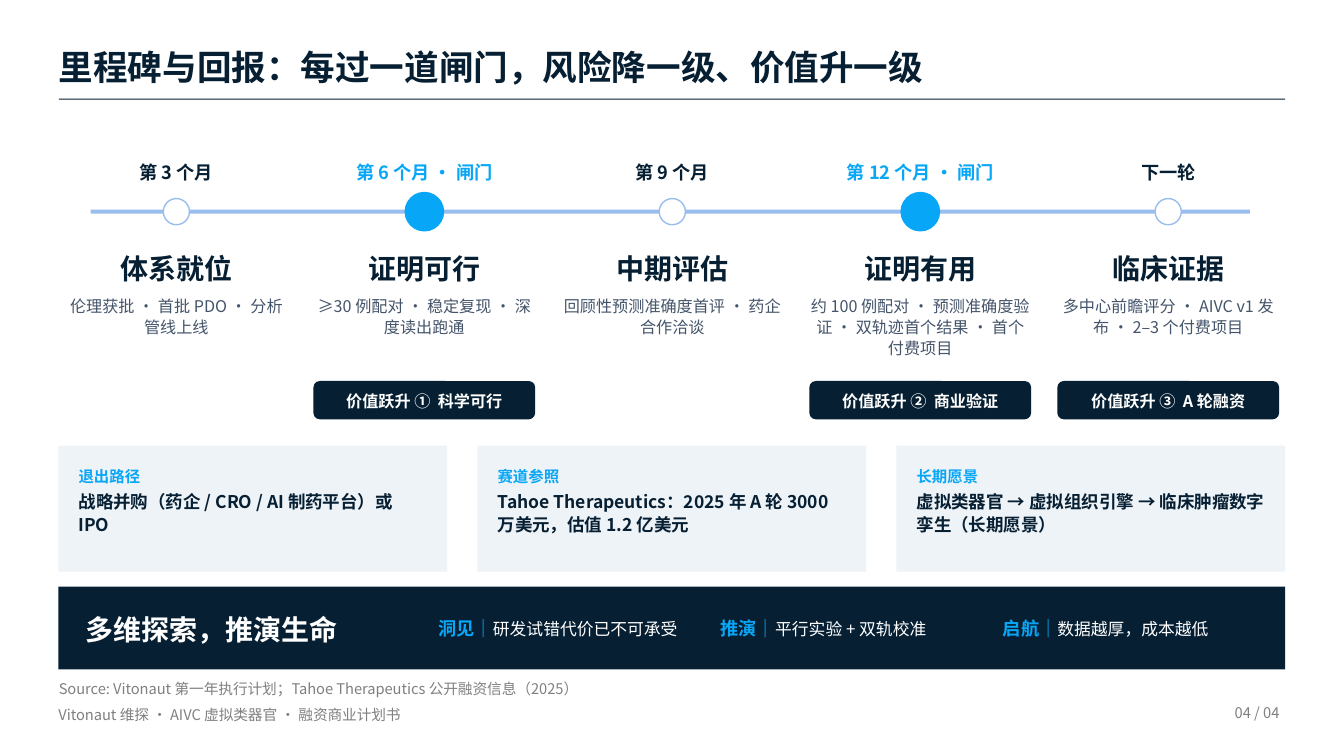
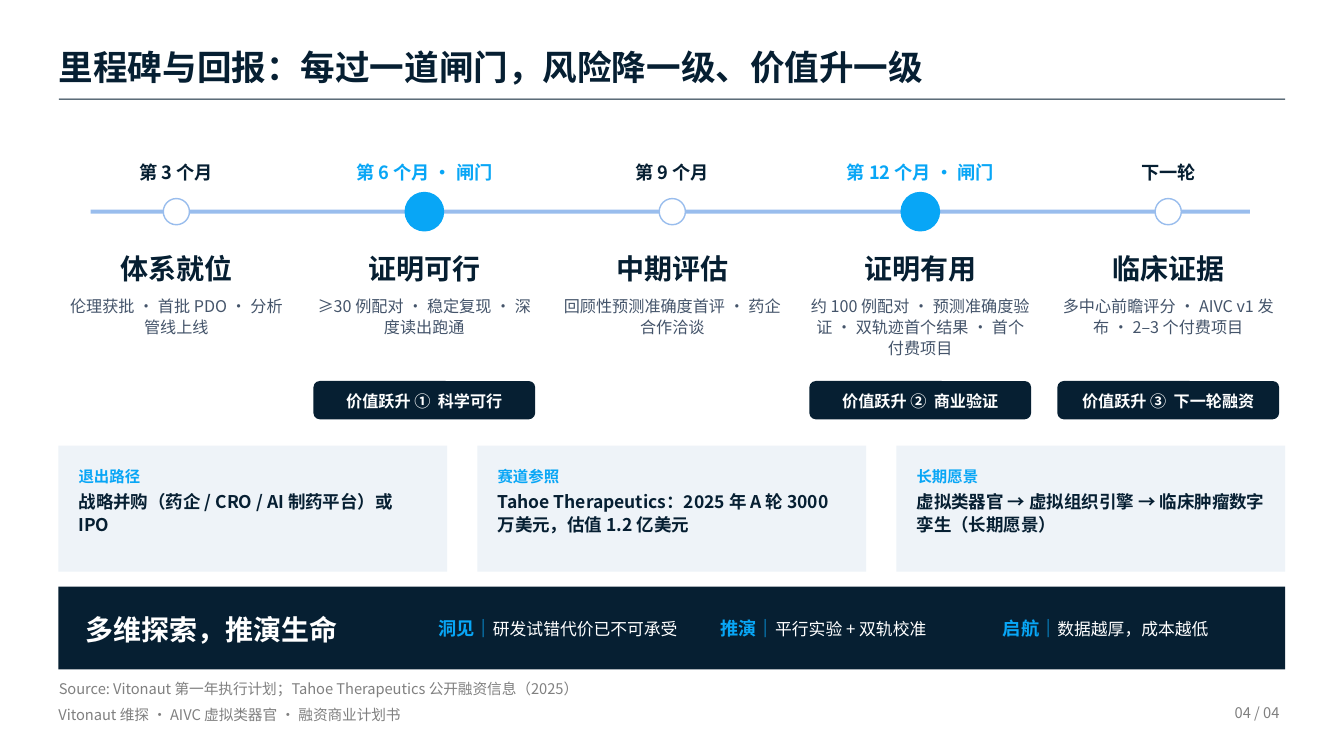
Before and after one commit to Milkar/businessPlan, a slide deck: slide 4 of slides/Vitonaut_part3_draft.pptx. Drawn at 1344x756 pixels with LibreOffice and Linux fonts; fonts in the diff are those of the drawing. Boxes give left, top, right and bottom in pixels: in the first picture for what was removed or moved away, otherwise in the second. Text is boxed around its words. In the diff, an @@ line names an element or a change of style, - is before the commit and + after.

```diff
--- a/slides/Vitonaut_part3_draft.pptx
+++ b/slides/Vitonaut_part3_draft.pptx
@@ text in rounded rectangle at [1082,393,1255,409]: text changed @@
-价值跃升 ③ A 轮融资
+价值跃升 ③ 下一轮融资
```
Also in this commit, not shown: 1 other file.
